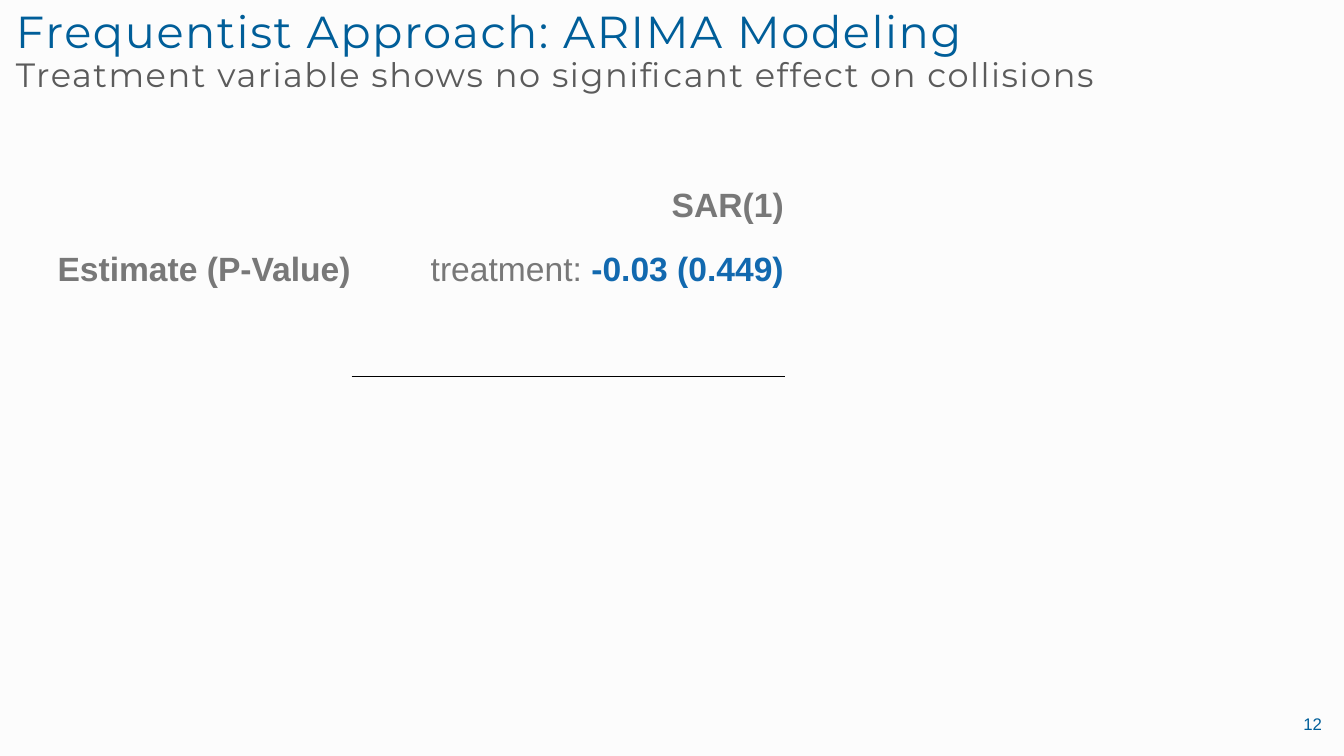
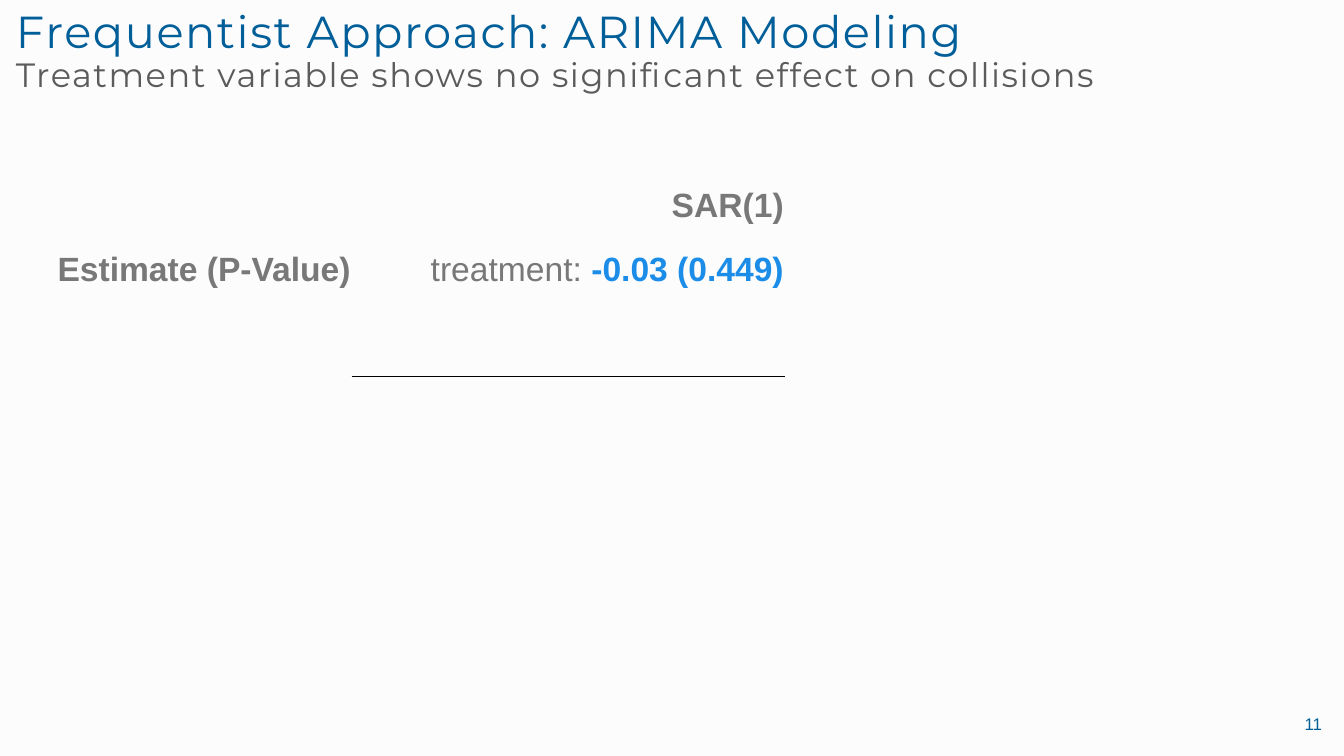
Before and after one commit to landonme/Lowering-BAC-Bayesian-vs.-Frequentist, a slide deck: slide 11 of final presentation.pptx (slide 12 before the commit). Drawn at 1344x756 pixels with LibreOffice and Linux fonts; fonts in the diff are those of the drawing. Boxes give left, top, right and bottom in pixels: in the first picture for what was removed or moved away, otherwise in the second. Text is boxed around its words. In the diff, an @@ line names an element or a change of style, - is before the commit and + after.

```diff
--- a/final presentation.pptx
+++ b/final presentation.pptx
@@ table at bbox=[6, 160, 785, 376] @@
@@ text colour #1269AF to #1B8CE7 in "-0.03 (0.449)" @@
@@ page number at bbox=[1305, 718, 1322, 730]: text changed @@
-12
+11
```
Also in this commit, not shown: 4 other slides changed, 5 slides added, 1 slide removed, 1 other file.
